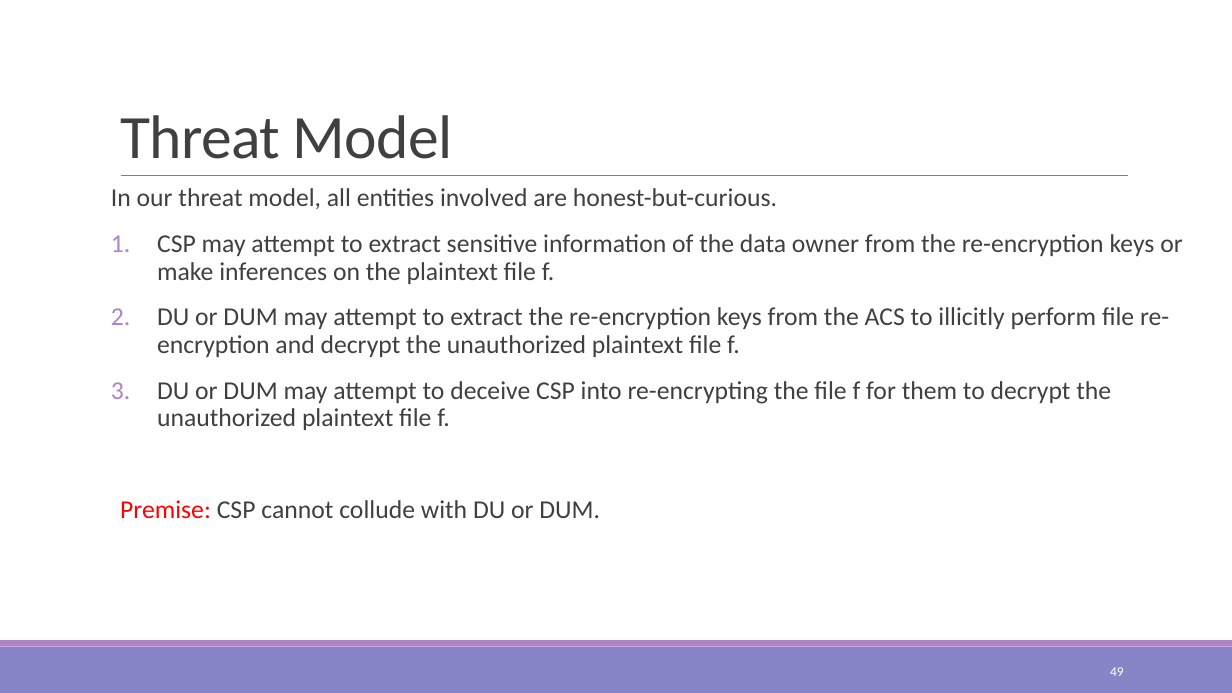
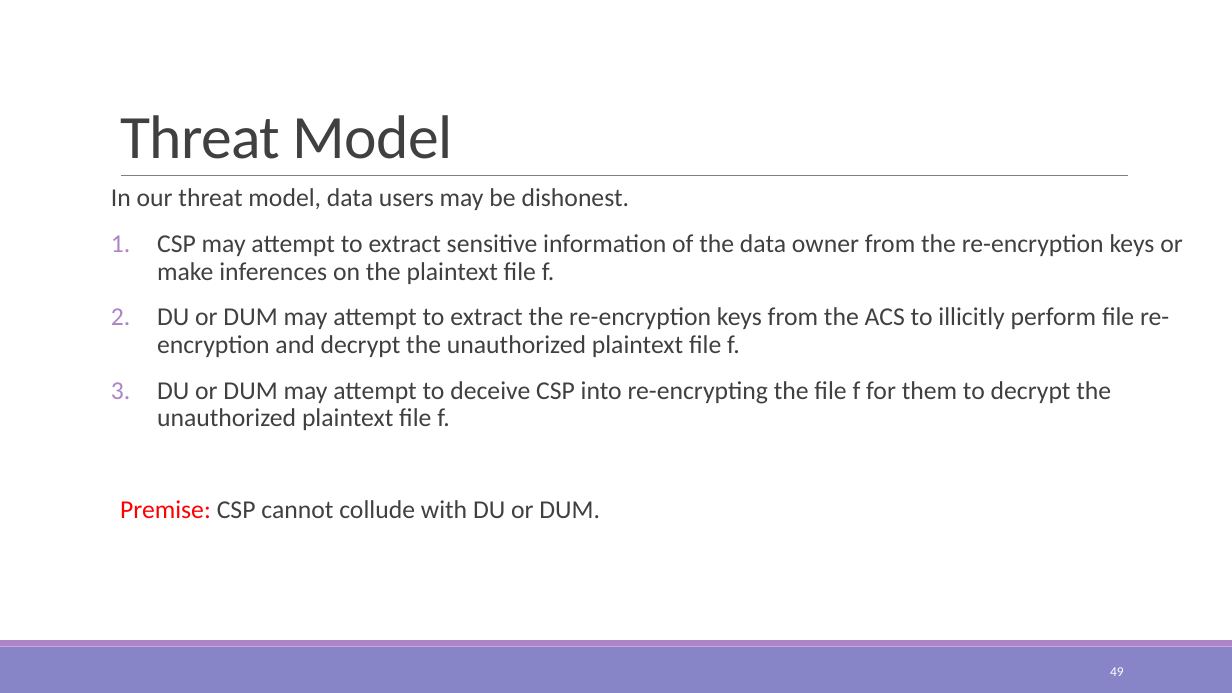
Before and after one commit to kuromasama/Paper, a slide deck: slide 49 of 澤洋 口試_final.pptx. Drawn at 1232x693 pixels with LibreOffice and Linux fonts; fonts in the diff are those of the drawing. Boxes give left, top, right and bottom in pixels: in the first picture for what was removed or moved away, otherwise in the second. Text is boxed around its words. In the diff, an @@ line names an element or a change of style, - is before the commit and + after.

```diff
--- a/澤洋 口試_final.pptx
+++ b/澤洋 口試_final.pptx
@@ text at [111, 188, 630, 210]: text changed @@
-In our threat model, all entities involved are honest-but-curious.
+In our threat model, data users may be dishonest.
```
Also in this commit, not shown: 3 other slides changed, 18 other files.
